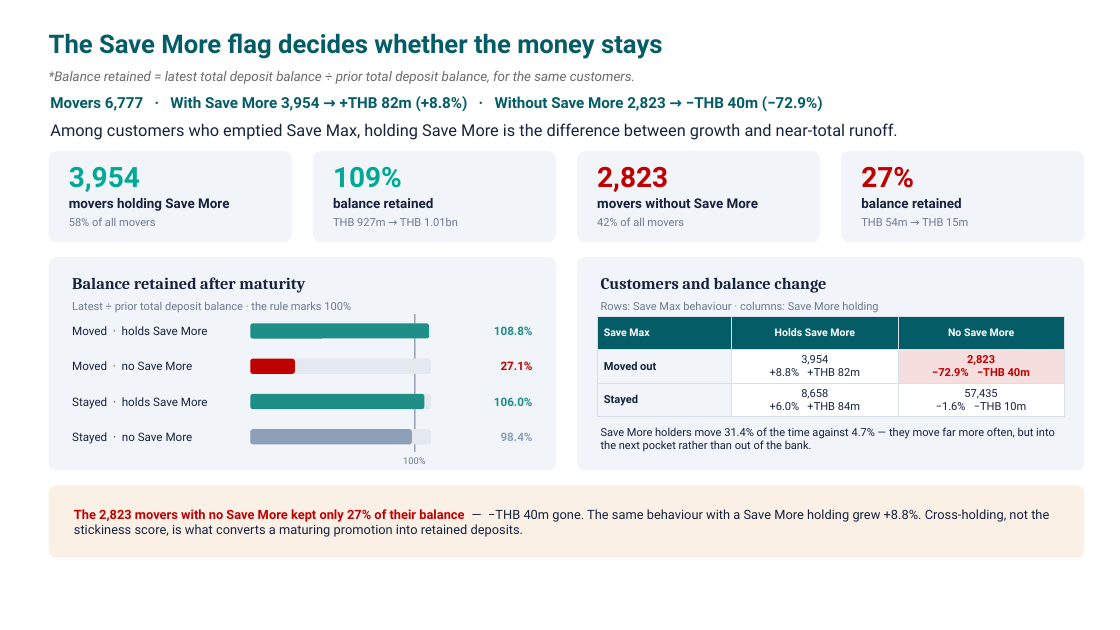
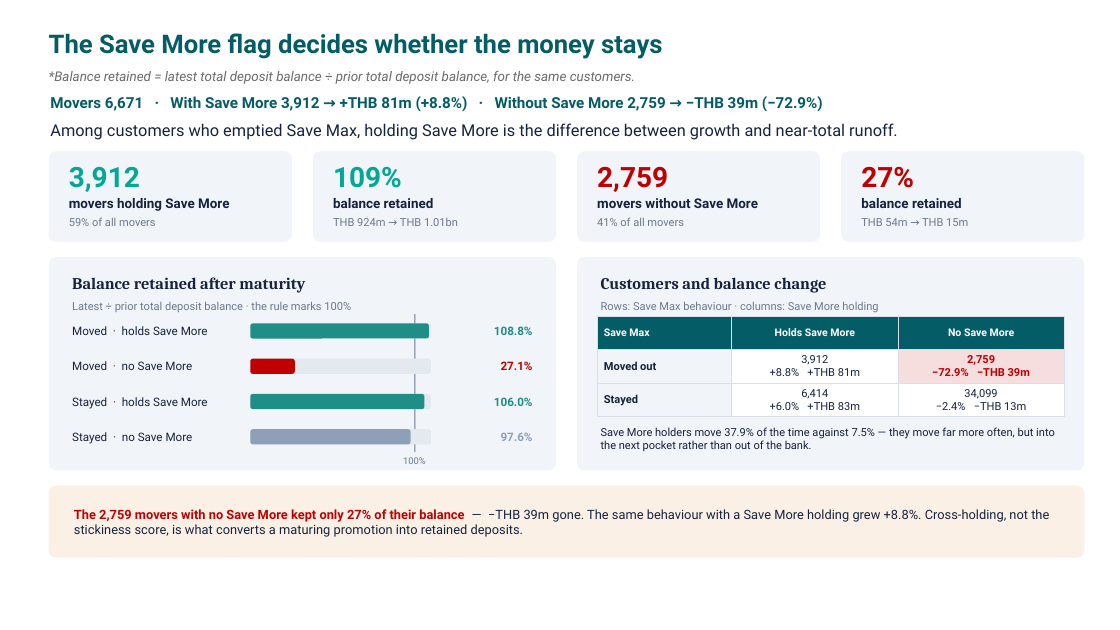
Before and after one commit to hweisim/claude_code, a slide deck: slide 11 of Deposit_Stickiness_Framework.pptx. Drawn at 1120x630 pixels with LibreOffice and Linux fonts; fonts in the diff are those of the drawing. Boxes give left, top, right and bottom in pixels: in the first picture for what was removed or moved away, otherwise in the second. Text is boxed around its words. In the diff, an @@ line names an element or a change of style, - is before the commit and + after.

```diff
--- a/Deposit_Stickiness_Framework.pptx
+++ b/Deposit_Stickiness_Framework.pptx
@@ text at (50,96,823,111): text changed @@
-Movers 6,777 · With Save More 3,954 → +THB 82m (+8.8%) · Without Save More 2,823 → −THB 40m (−72.9%)
+Movers 6,671 · With Save More 3,912 → +THB 81m (+8.8%) · Without Save More 2,759 → −THB 39m (−72.9%)
@@ text at (69,166,140,192): text changed @@
-3,954
+3,912
@@ text at (597,167,668,192): text changed @@
-2,823
+2,759
@@ text at (333,218,458,226): text changed @@
-THB 927m → THB 1.01bn
+THB 924m → THB 1.01bn
@@ text at (597,217,684,226): text changed @@
-42% of all movers
+41% of all movers
@@ table at (597,316,1065,414) @@
-row 2, column 2: 3,954 / +8.8% +THB 82m
+row 2, column 2: 3,912 / +8.8% +THB 81m
-row 2, column 3: 2,823 / −72.9% −THB 40m
+row 2, column 3: 2,759 / −72.9% −THB 39m
-row 3, column 2: 8,658 / +6.0% +THB 84m
+row 3, column 2: 6,414 / +6.0% +THB 83m
-row 3, column 3: 57,435 / −1.6% −THB 10m
+row 3, column 3: 34,099 / −2.4% −THB 13m
@@ text at (501,433,533,441): text changed @@
-98.4%
+97.6%
@@ text at (601,427,1055,452): text changed @@
-Save More holders move 31.4% of the time against 4.7% — they move far more often, but into the next pocket rather than out of the bank.
+Save More holders move 37.9% of the time against 7.5% — they move far more often, but into the next pocket rather than out of the bank.
@@ text at (74,509,1049,537): text changed @@
-The 2,823 movers with no Save More kept only 27% of their balance — −THB 40m gone. The same behaviour with a Save More holding grew +8.8%. Cross-holding, not the stickiness score, is what converts a maturing promotion into retained deposits.
+The 2,759 movers with no Save More kept only 27% of their balance — −THB 39m gone. The same behaviour with a Save More holding grew +8.8%. Cross-holding, not the stickiness score, is what converts a maturing promotion into retained deposits.
```
Also in this commit, not shown: 1 other slide changed, 2 other files.
